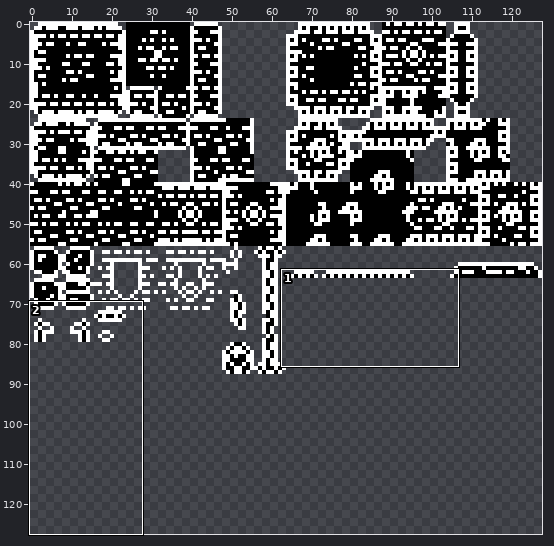
Sprite sheet: media/graphics/tileset_001.png. The picture above shows the old version from afar; the outline marks the close-up.
Close-up. Before the edit:
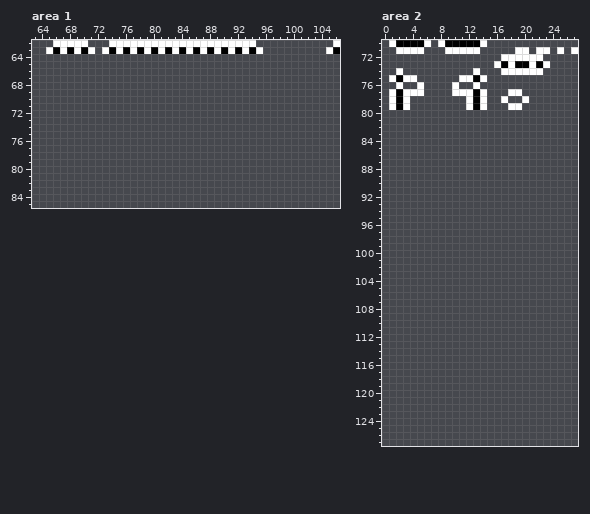
The file is 128x128 pixels. Shown: area 1: x 63..106, y 62..85; area 2: x 0..27, y 70..127.
Now the later version:
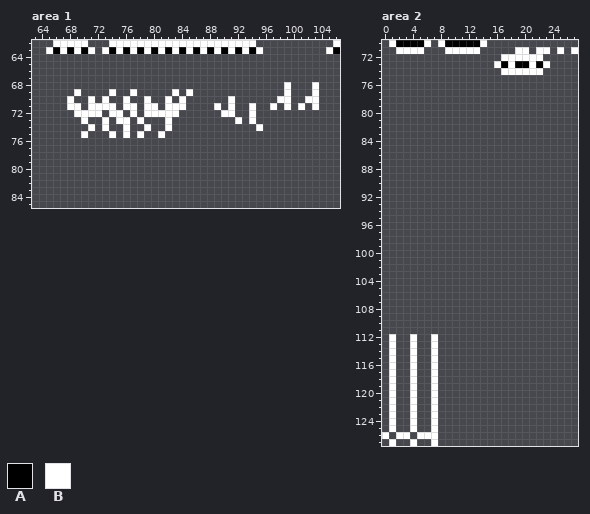
Palette (. is transparent): A #000000  B #ffffff
Difference:
--- area 1
@@ x 63..106 @@
 67 ............................................
-68 ............................................
-69 ............................................
-70 ............................................
-71 ............................................
-72 ............................................
-73 ............................................
-74 ............................................
-75 ............................................
+68 ....................................B...B...
+69 ......B....B..B.....B.B.............B...B...
+70 .....B..B.B..B..B..B.B......B......BB..BB...
+71 .....BB.BBBB.BB.BB.BBB....B.B..B..B.B.B.B...
+72 ......BBBB.BB.B.BBBBB......BB..B............
+73 .......B..B.BB.B...B.........B.B............
+74 ........B.B..B..B..B............B...........
+75 .......B...B.B.B..B.........................
 76 ............................................
--- area 2
@@ x 0..27 @@
  73 ................BABAABAB....
- 74 ..B..........B...BBBBBB.....
- 75 .BABB......BBAB.............
- 76 ..B..B....B..B..............
- 77 .BABBB....BBBAB...BB........
- 78 .BAB........BAB..B..B.......
- 79 .BAB........BAB...BB........
+ 74 .................BBBBBB.....
+ 75 ............................
+ 76 ............................
+ 77 ............................
+ 78 ............................
+ 79 ............................
  80 ............................
@@ x 0..9 @@
 111 ..........
-112 ..........
-113 ..........
-114 ..........
-115 ..........
-116 ..........
-117 ..........
-118 ..........
-119 ..........
-120 ..........
-121 ..........
-122 ..........
-123 ..........
-124 ..........
-125 ..........
-126 ..........
-127 ..........
+112 .B..B..B..
+113 .B..B..B..
+114 .B..B..B..
+115 .B..B..B..
+116 .B..B..B..
+117 .B..B..B..
+118 .B..B..B..
+119 .B..B..B..
+120 .B..B..B..
+121 .B..B..B..
+122 .B..B..B..
+123 .B..B..B..
+124 .B..B..B..
+125 .B..B..B..
+126 B.BB.BBB..
+127 .B..B..B..
Boxes around the changes in both close-ups, in picture pixels (x1, y1, x2, y2):
added: (67, 82, 319, 138)
erased: (389, 68, 424, 110)
erased: (452, 68, 529, 110)
added: (382, 334, 438, 446)
